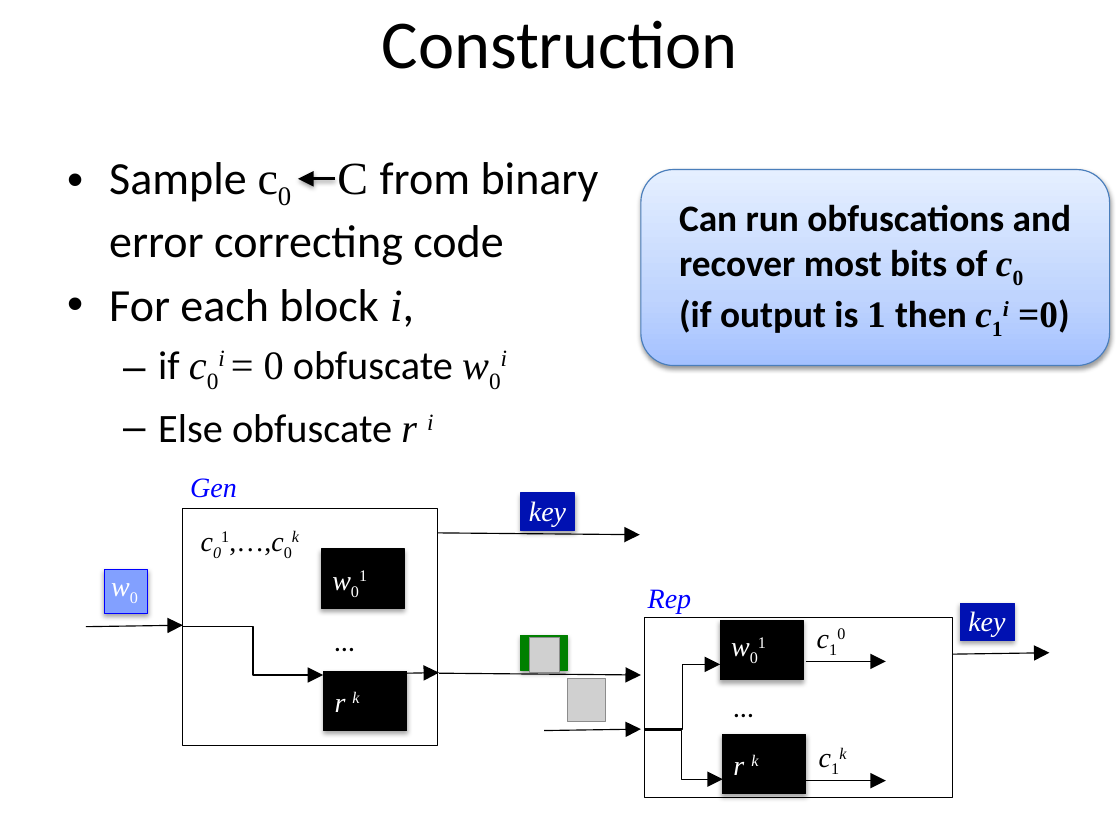
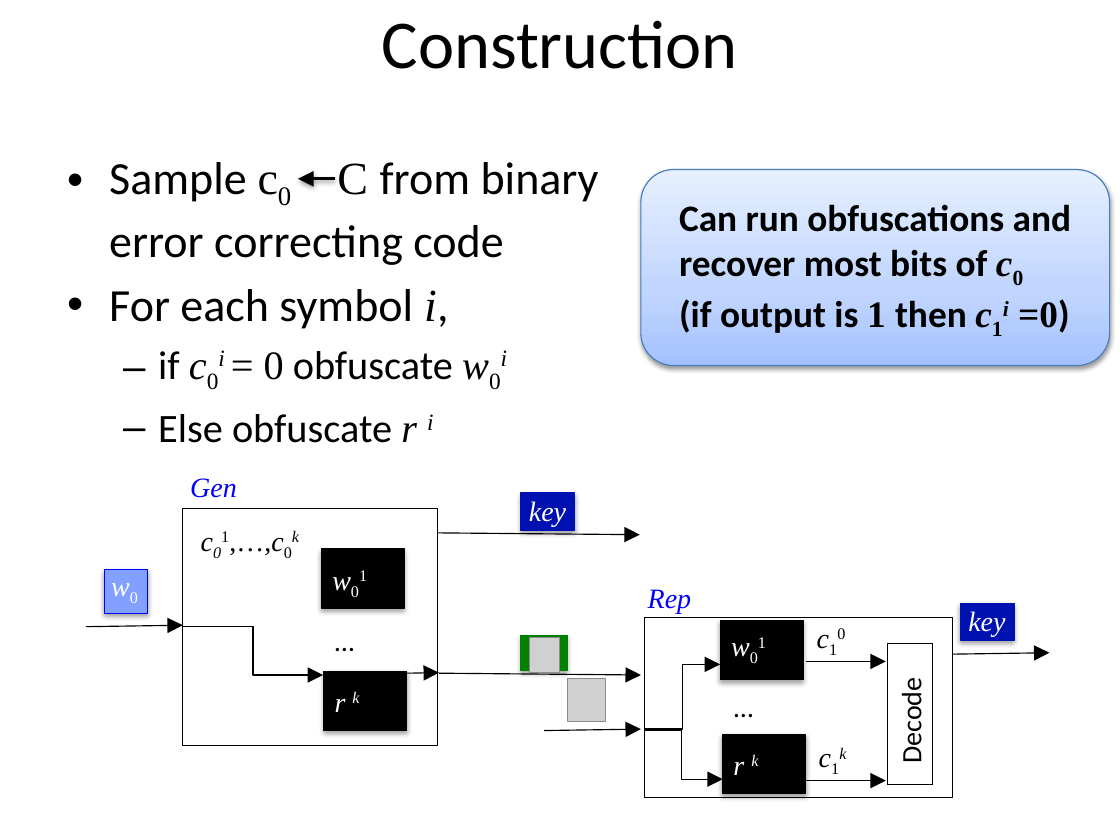
Before and after one commit to xianruimeng/comp-fuzzy-ext, a slide deck: slide 22 of constantRate/KeyDerivationWithNegativeUsable.pptx. Drawn at 1120x840 pixels with LibreOffice and Linux fonts; fonts in the diff are those of the drawing; grey boxes stand for pictures. Boxes give left, top, right and bottom in pixels: in the first picture for what was removed or moved away, otherwise in the second. Text is boxed around its words. In the diff, an @@ line names an element or a change of style, - is before the commit and + after.

```diff
--- a/constantRate/KeyDerivationWithNegativeUsable.pptx
+++ b/constantRate/KeyDerivationWithNegativeUsable.pptx
@@ text at (109,289,448,329): text changed @@
-• For each block i,
+• For each symbol i,
@@ rectangle added at (888,643,933,784), outline #000000 0.75 pt, 18 pt, text #000000 @@
+Decode
```
Also in this commit, not shown: 32 other slides changed, 2 slides added, 1 other file.
